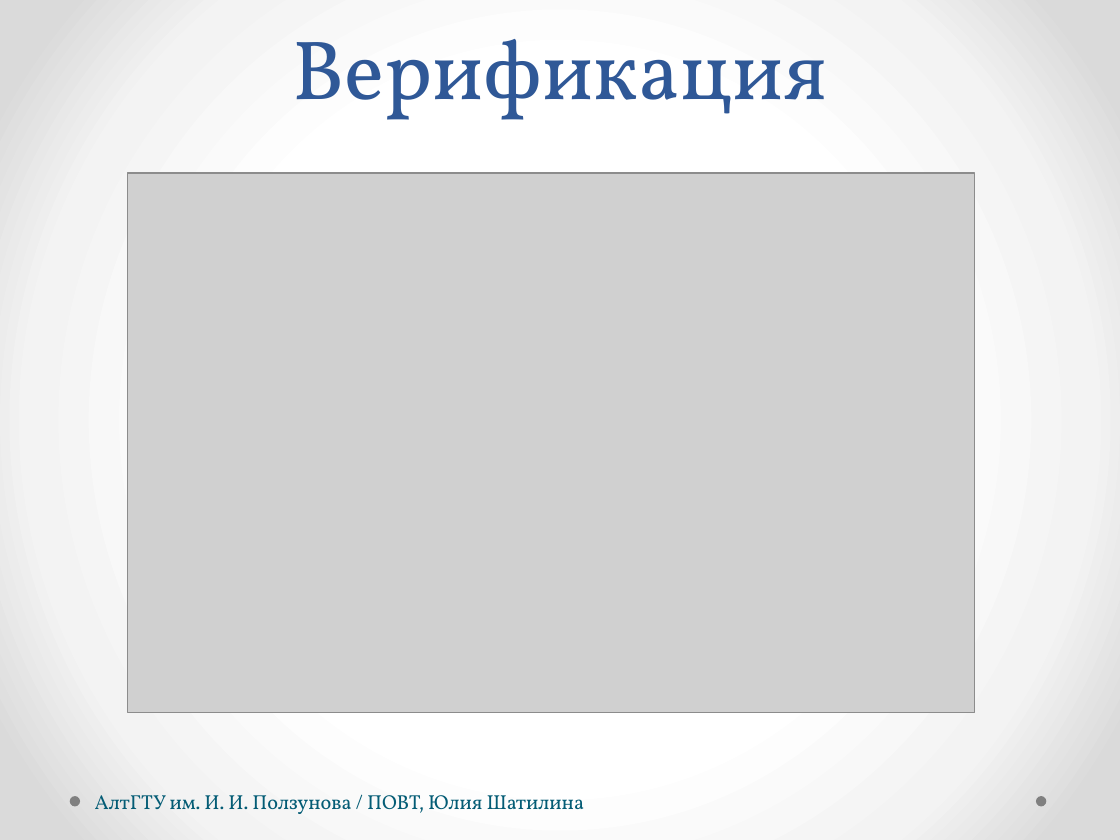
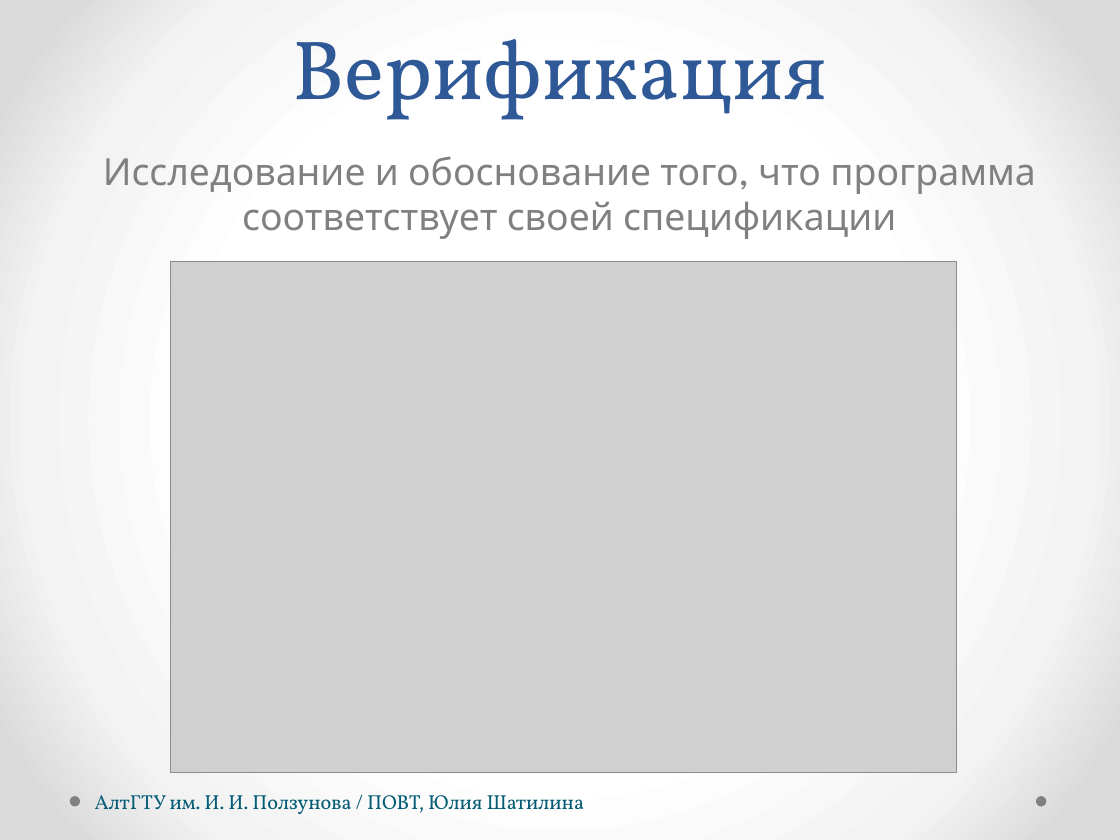
Before and after one commit to hisohito/proto-doc, a slide deck: slide 6 of shatilina.pptx. Drawn at 1120x840 pixels with LibreOffice and Linux fonts; fonts in the diff are those of the drawing; grey boxes stand for pictures. Boxes give left, top, right and bottom in pixels: in the first picture for what was removed or moved away, otherwise in the second. Text is boxed around its words. In the diff, an @@ line names an element or a change of style, - is before the commit and + after.

Commit message:
Work.Work.Work

```diff
--- a/shatilina.pptx
+++ b/shatilina.pptx
@@ text added at [103, 156, 1036, 239], 24 pt, text #808080 @@
+Исследование и обоснование того, что программа соответствует своей спецификации
@@ picture: place and size @@
-picture at [128, 174, 974, 713]
+picture at [170, 261, 956, 773]
```
Also in this commit, not shown: 1 other slide changed, 1 slide added.
